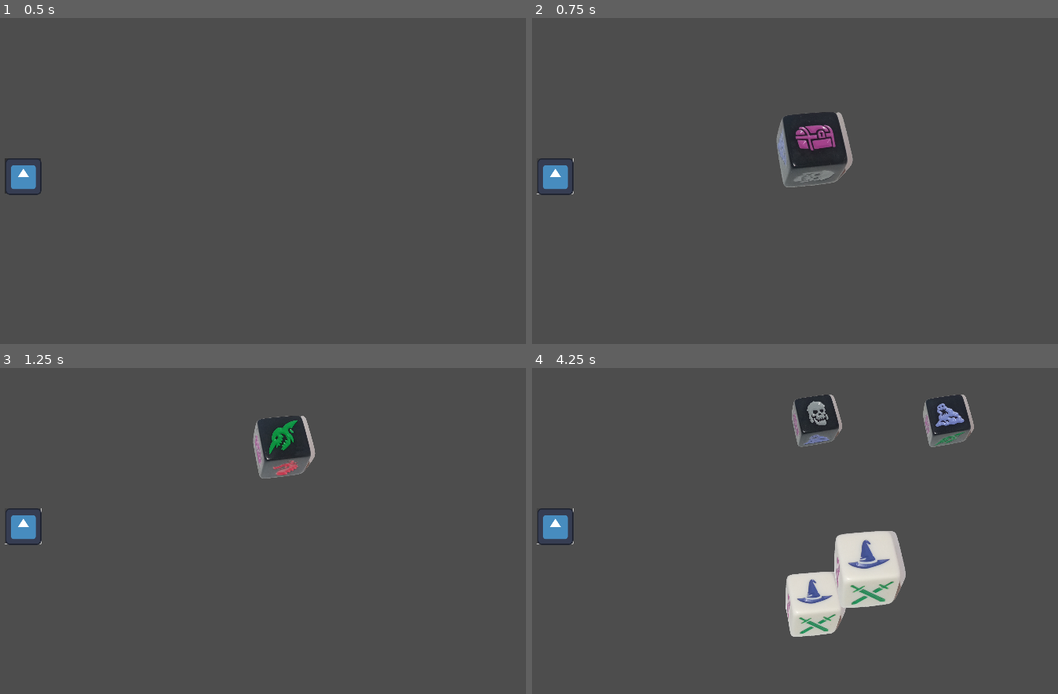
Above: before the commit, frames 1-4 (two rows, left to right).
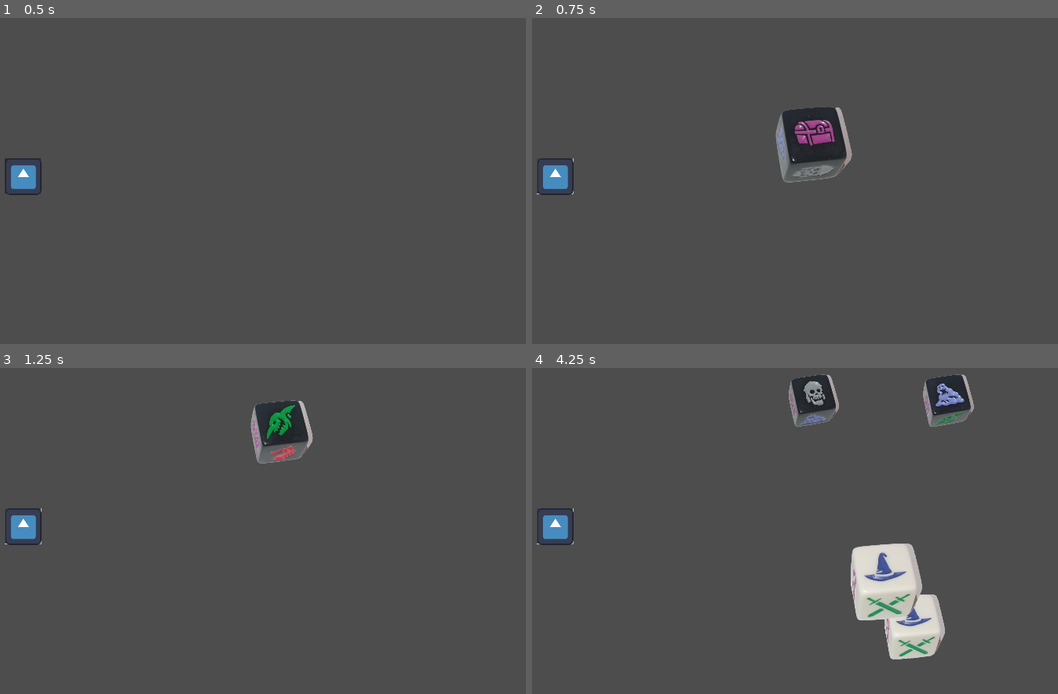
Above: after the commit, the same moments.

Repository: GladiolusBlue/Treasure_Chest
Game: Godot game, scene res://Scenes/main.tscn
Same seed, same stepped clock (60 frames per second), same inputs: the game is played once before the commit and once after it. The engine's default icon, where the game draws it, is replaced by a stand-in: a white triangle on a blue panel in a dark square.
Inputs (mouse positions are in pixels of both pictures, inside the frame that each line leads up to):
- Up to frame 1 (0.5 s): no input
- Up to frame 2 (0.75 s): click (553, 174) at 0.5 s
- Up to frame 3 (1.25 s): no input
- Up to frame 4 (4.25 s): click (553, 524) at 1.25 s; click (553, 524) at 2 s

Frame 1 is identical in both runs. In frame 2, 1.2% of the frame differs, in the area x 46-62%, y 27-52%; in frame 3, 1.8%; in frame 4, 9.6%, in the area x 48-85%, y 1-90%.

Commit message:
добавил семь кубов игрока

Diff:
--- a/Scenes/main.tscn
+++ b/Scenes/main.tscn
@@ -33,6 +33,16 @@
 
 [node name="Dice_p2" parent="." instance=ExtResource("4_gmop2")]
 
+[node name="Dice_p3" parent="." instance=ExtResource("4_gmop2")]
+
+[node name="Dice_p4" parent="." instance=ExtResource("4_gmop2")]
+
+[node name="Dice_p5" parent="." instance=ExtResource("4_gmop2")]
+
+[node name="Dice_p6" parent="." instance=ExtResource("4_gmop2")]
+
+[node name="Dice_p7" parent="." instance=ExtResource("4_gmop2")]
+
 [node name="Camera2D" type="Camera2D" parent="."]
 position = Vector2(0, -14.0845)
 
--- a/Scripts/Main.gd
+++ b/Scripts/Main.gd
@@ -3,6 +3,9 @@
 var cube = 0
 var a = 0
 var b = 0
+var start_pos =700
+var enemi = 0
+
 
 
 # Called when the node enters the scene tree for the first time.
@@ -12,6 +15,13 @@
 	$Dice_e2/Dice_main.cubu_gotov.connect(self.next1)
 	$Dice_p1/Dice_main.cubu_gotov.connect(self.next1)
 	$Dice_p2/Dice_main.cubu_gotov.connect(self.next1)
+	$Dice_p3/Dice_main.cubu_gotov.connect(self.next1)
+	$Dice_p4/Dice_main.cubu_gotov.connect(self.next1)
+	$Dice_p5/Dice_main.cubu_gotov.connect(self.next1)
+	$Dice_p6/Dice_main.cubu_gotov.connect(self.next1)
+	$Dice_p7/Dice_main.cubu_gotov.connect(self.next1)
+	#var enemi = $Dice_e1/Dice_main
+
 
 
 # Called every frame. 'delta' is the elapsed time since the previous frame.
@@ -23,9 +33,11 @@
 
 
 func _on_button_1_pressed():
+	enemi = start_pos/7*2
 	gotov = 0
-	a = 19
-	b = -550
+	a = 0
+	b = -650
+	#$Dice_e1/Dice_main.fall_dice(a,b)
 	$Dice_e1/Dice_main.fall_dice(a,b)
 	#print("test1","-",a,"-",b,"-",gotov)
 
@@ -35,19 +47,23 @@
 	gotov += 1
 	if gotov == 1:
 		a = 700
-		b = -550
+		b = -650
 		$Dice_e2/Dice_main.fall_dice(a,b)
-		print("E1","-",x,"-",y)
+		print("E1","-",x,"-",y,"<",start_pos)
 	elif gotov == 2:
-		a = 19
-		b = 550
+		print(start_pos)
+		a = start_pos
+		b = 700
+		start_pos = start_pos+enemi
 		$Dice_p1/Dice_main.fall_dice(a,b)
-		print("E2","-",x,"-",y)
+		print("E2","-",x,"-",y,"<",start_pos)
 	elif gotov == 3:
-		a = 700
-		b = 550
+		print(start_pos)
+		a = start_pos
+		b = 700
+		start_pos = start_pos+enemi
 		$Dice_p2/Dice_main.fall_dice(a,b)
 
-		print("P1","-",x,"-",y)
+		print("P1","-",x,"-",y,"<",start_pos)
 	else :
-		print("P2","-",x,"-",y)
+		print("P2","-",x,"-",y,"<",start_pos)
